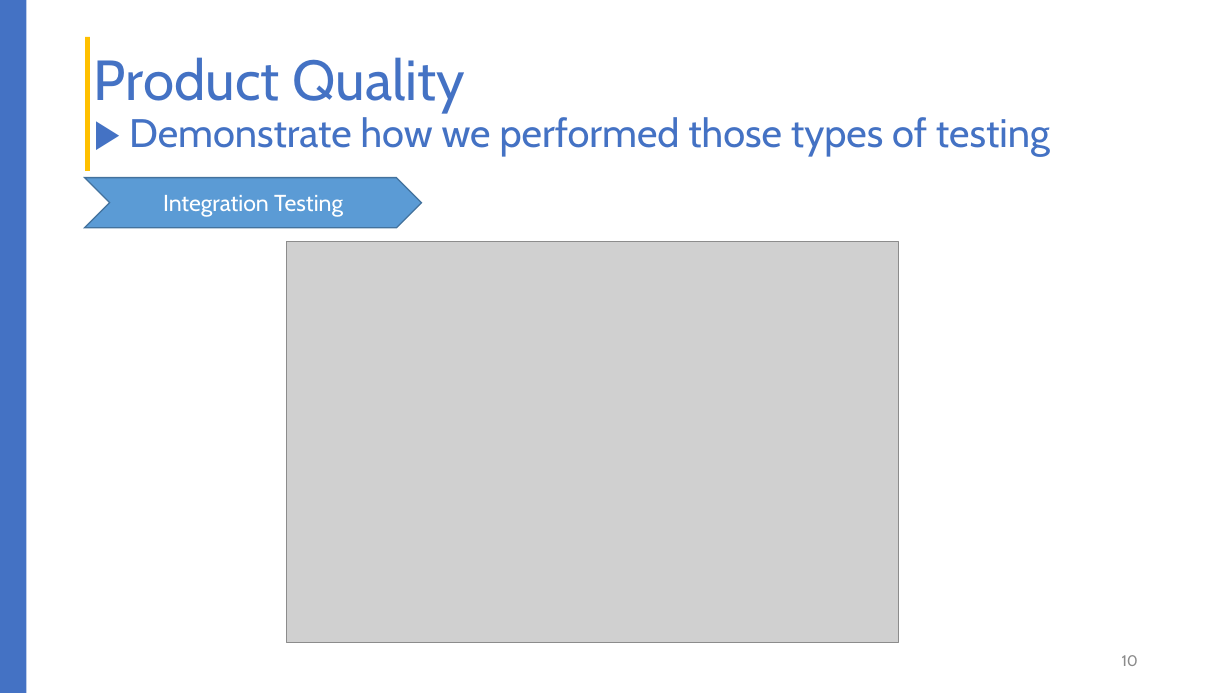
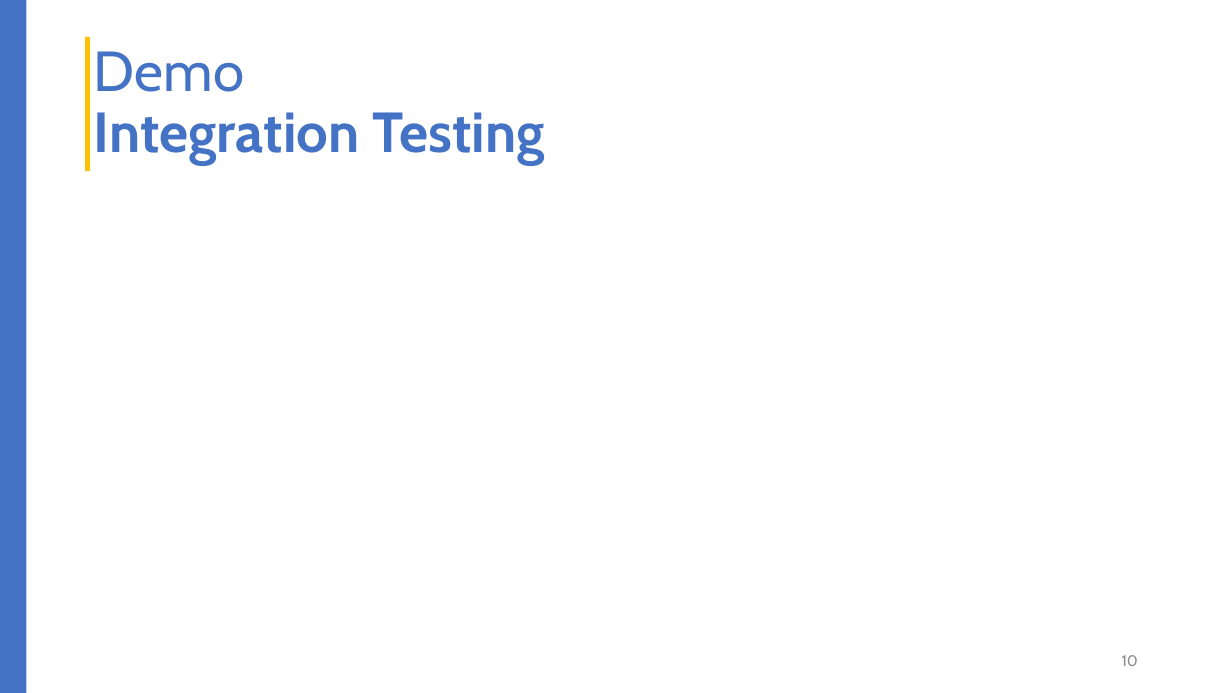
Before and after one commit to liepnguyen/Planru, a slide deck: slide 10 of Documents/Lessons Learned From Agile Quality Assurance In Scrum.pptx. Drawn at 1232x693 pixels with LibreOffice and Linux fonts; fonts in the diff are those of the drawing; grey boxes stand for pictures. Boxes give left, top, right and bottom in pixels: in the first picture for what was removed or moved away, otherwise in the second. Text is boxed around its words. In the diff, an @@ line names an element or a change of style, - is before the commit and + after.

```diff
--- a/Documents/Lessons Learned From Agile Quality Assurance In Scrum.pptx
+++ b/Documents/Lessons Learned From Agile Quality Assurance In Scrum.pptx
@@ title at bbox=[94, 51, 545, 165]: text changed; size 31 to 44 pt; bold on @@
-Product Quality
-▶ Demonstrate how we performed those types of testing
+Demo
+Integration Testing
@@ chevron removed at bbox=[85, 177, 422, 227] @@
-Integration Testing
@@ picture removed at bbox=[287, 242, 898, 642] @@
```
Also in this commit, not shown: 8 other slides changed, 9 slides added, 3 slides removed.
